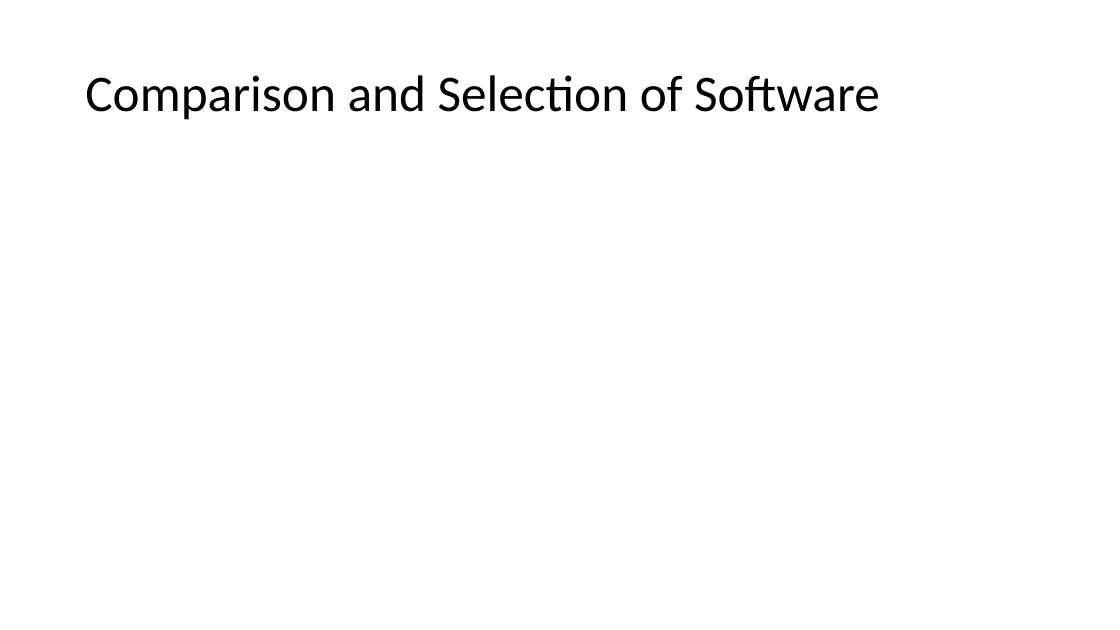
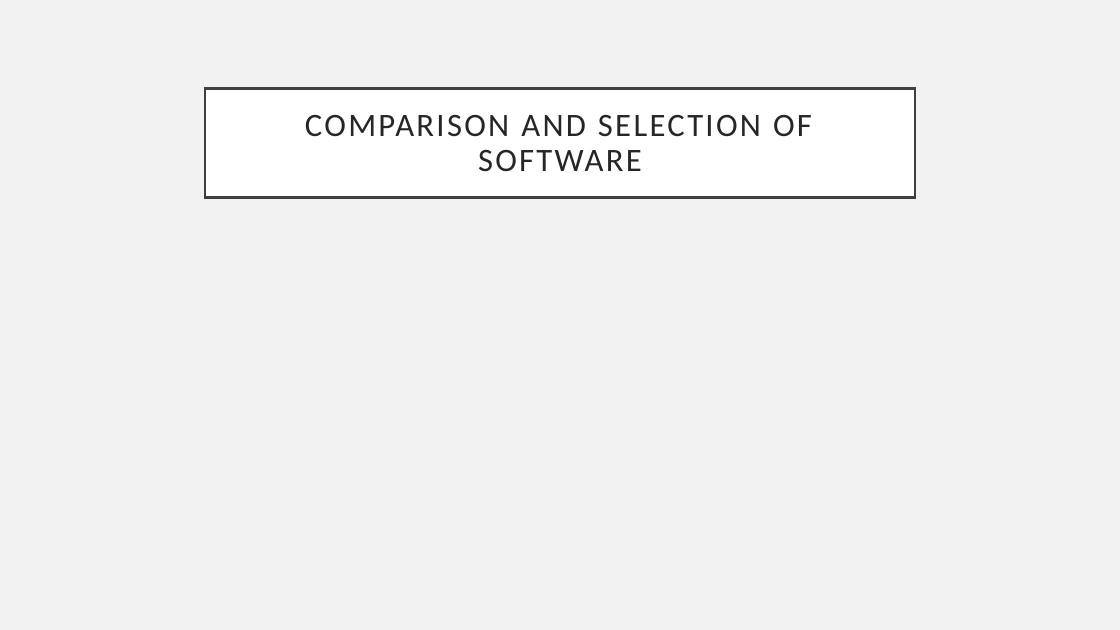
Before and after one commit to PKTidus/astrocom, a slide deck: slide 9 of Documents/CDR_Presentation.pptx (slide 7 before the commit). Drawn at 1120x630 pixels with LibreOffice and Linux fonts; fonts in the diff are those of the drawing. Boxes give left, top, right and bottom in pixels: in the first picture for what was removed or moved away, otherwise in the second. Text is boxed around its words. In the diff, an @@ line names an element or a change of style, - is before the commit and + after.

Commit message:
Powerpoint

```diff
--- a/Documents/CDR_Presentation.pptx
+++ b/Documents/CDR_Presentation.pptx
@@ background #FFFFFF to #F2F2F2 @@
@@ title "COMPARISON AND SELECTION OF SOFTWARE": place and size @@
-title "COMPARISON AND SELECTION OF SOFTWARE" at bbox=[85, 75, 880, 120]
+title "COMPARISON AND SELECTION OF SOFTWARE" at bbox=[205, 88, 915, 197]
@@ title "COMPARISON AND SELECTION OF SOFTWARE" at bbox=[205, 88, 915, 197]: fill none to #FFFFFF; outline none to #404040 2.5 pt @@
@@ title at bbox=[305, 115, 812, 172]: text changed; size 44 to 28 pt; text colour #000000 to #262626 @@
-Comparison and Selection of Software
+COMPARISON AND SELECTION OF SOFTWARE
```
Also in this commit, not shown: 8 other slides changed, 4 slides added, 2 slides removed.
